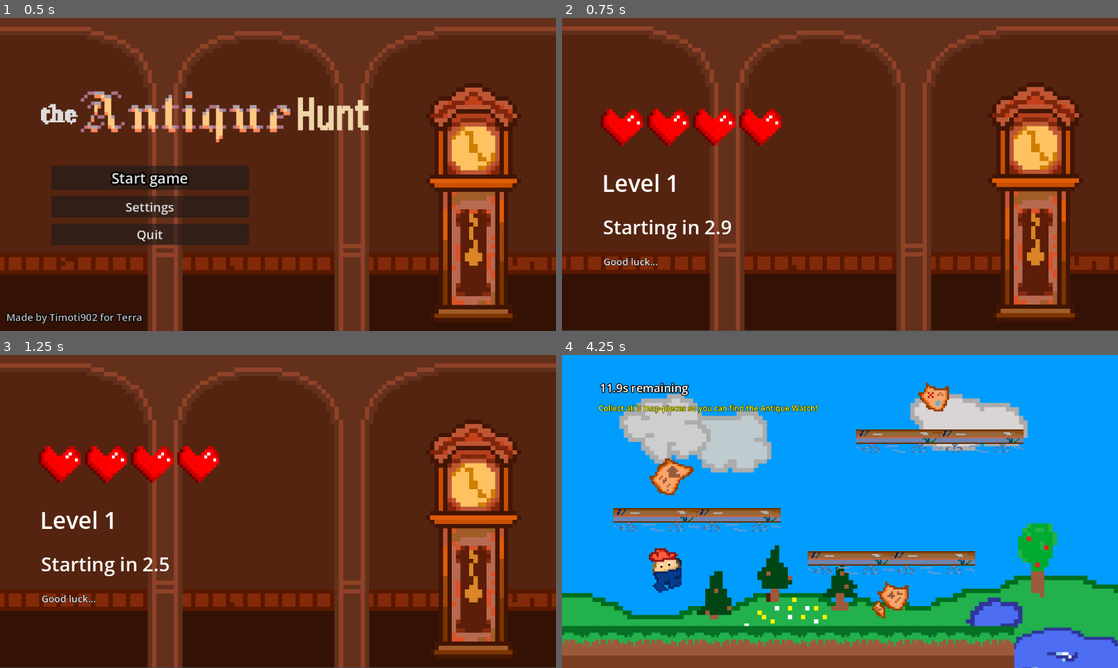
Above: before the commit, frames 1-4 (two rows, left to right).
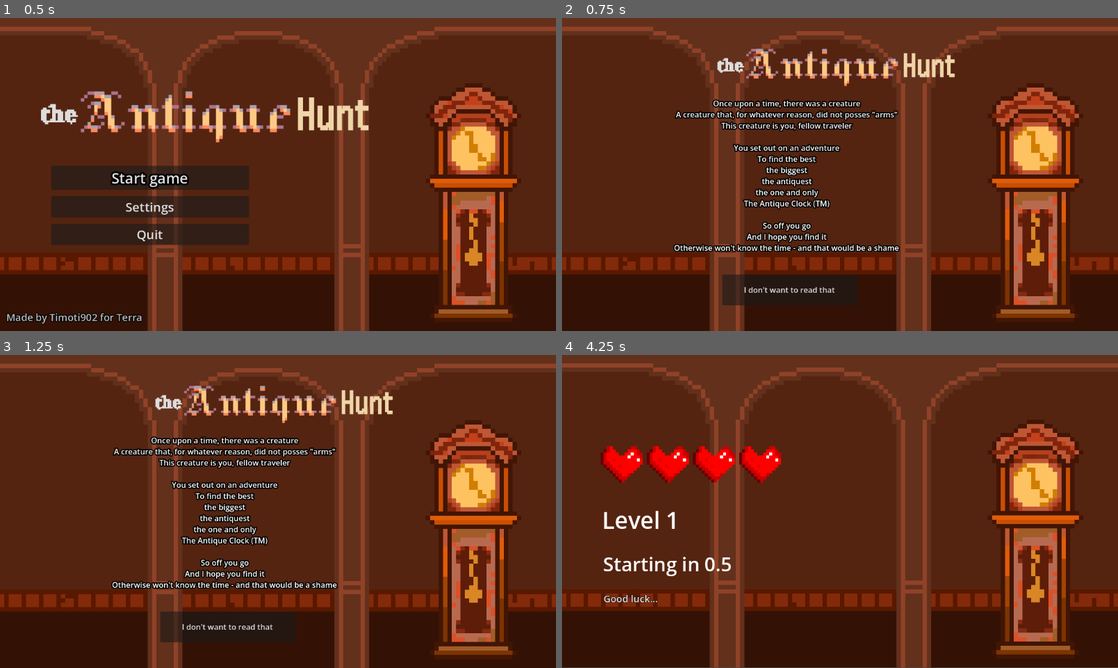
Above: after the commit, the same moments.

Repository: OldNimrod902/Week2Game
Game: Godot game, scene res://scenes/title_screen.tscn
Two runs of this game, one before a commit and one after it. Both use one fixed random seed, a clock stepped at 60 frames per second and the inputs below.
Inputs (mouse positions are in pixels of both pictures, inside the frame that each line leads up to):
- Up to frame 1 (0.5 s): no input
- Up to frame 2 (0.75 s): click "Start game" at 0.5 s
- Up to frame 3 (1.25 s): no input
- Up to frame 4 (4.25 s): click (789, 627) at 1.25 s, where only the run after the commit has a clickable "I don't want to read that"; tap Enter at 2 s; move the mouse to (962, 495) at 2.02 s; hold D (move_right) 2.03-3.53 s; tap Alt at 2.1, 3.6 s; click (962, 495) at 2.17 s; tap Space (jump) at 2.27, 3.02 s; move the mouse to (728, 527) at 2.77 s; tap Shift at 2.85 s; move the mouse to (895, 442) at 3.52 s; hold A (move_left) from 3.53 s (still down)

Frame 1 is identical in both runs. In frame 2, 11% of the frame differs, in the area x 0-100%, y 4-100%; in frame 3, 11%; in frame 4, 99%, in the area x 0-100%, y 0-100%.

Commit message:
added story intro + fixed a bug

Diff:
--- a/scenes/dead_screen.gd
+++ b/scenes/dead_screen.gd
@@ -13,6 +13,7 @@
 
 func _on_button_pressed() -> void:
 	Global.lives=4
+	Global.minigames_done=0
 	get_tree().change_scene_to_file("res://scenes/title_screen.tscn")
 
 
--- /dev/null
+++ b/scenes/story_start.gd
@@ -0,0 +1,15 @@
+extends Node2D
+
+
+# Called when the node enters the scene tree for the first time.
+func _ready() -> void:
+	pass # Replace with function body.
+
+
+# Called every frame. 'delta' is the elapsed time since the previous frame.
+func _process(delta: float) -> void:
+	pass
+
+
+func _on_button_pressed() -> void:
+	get_tree().change_scene_to_file("res://scenes/level_scene.tscn")
--- /dev/null
+++ b/scenes/story_start.tscn
@@ -0,0 +1,53 @@
+[gd_scene format=3 uid="uid://bru0w8qi7ro4d"]
+
+[ext_resource type="Texture2D" uid="uid://dpby4yvjnabg4" path="res://assets/background.png" id="1_e5oti"]
+[ext_resource type="Script" uid="uid://bvf0yowi3gutc" path="res://scenes/story_start.gd" id="1_eedmx"]
+[ext_resource type="Texture2D" uid="uid://vk5ci71cu2v3" path="res://assets/gametitle.png" id="2_eedmx"]
+
+[node name="story_start" type="Node2D" unique_id=2069724546]
+script = ExtResource("1_eedmx")
+
+[node name="Background" type="TextureRect" parent="." unique_id=1313570369]
+offset_right = 1920.0
+offset_bottom = 1080.0
+scale = Vector2(0.5999985, 0.60000694)
+texture = ExtResource("1_e5oti")
+
+[node name="TextureRect" type="TextureRect" parent="." unique_id=881020444]
+offset_left = 322.0
+offset_top = 64.0
+offset_right = 1301.0
+offset_bottom = 216.0
+scale = Vector2(0.50249016, 0.50655496)
+texture = ExtResource("2_eedmx")
+
+[node name="RichTextLabel" type="RichTextLabel" parent="." unique_id=1352016080]
+offset_left = 92.0
+offset_top = 165.0
+offset_right = 840.0
+offset_bottom = 505.0
+theme_override_constants/outline_size = 9
+text = "Once upon a time, there was a creature
+A creature that, for whatever reason, did not posses \"arms\"
+This creature is you, fellow traveler
+
+You set out on an adventure
+To find the best
+the biggest
+the antiquest
+the one and only
+The Antique Clock (TM)
+
+So off you go
+And I hope you find it
+Otherwise won't know the time - and that would be a shame"
+horizontal_alignment = 1
+
+[node name="Button" type="Button" parent="." unique_id=789198186]
+offset_left = 332.0
+offset_top = 531.0
+offset_right = 612.0
+offset_bottom = 595.0
+text = "I don't want to read that"
+
+[connection signal="pressed" from="Button" to="." method="_on_button_pressed"]
--- a/scenes/title_screen.gd
+++ b/scenes/title_screen.gd
@@ -12,7 +12,7 @@
 
 
 func _on_start_pressed() -> void:
-	get_tree().change_scene_to_file("res://scenes/level_scene.tscn")
+	get_tree().change_scene_to_file("res://scenes/story_start.tscn")
 
 
 func _on_quit_pressed() -> void:
Not shown, added: scenes/story_start.gd.uid
